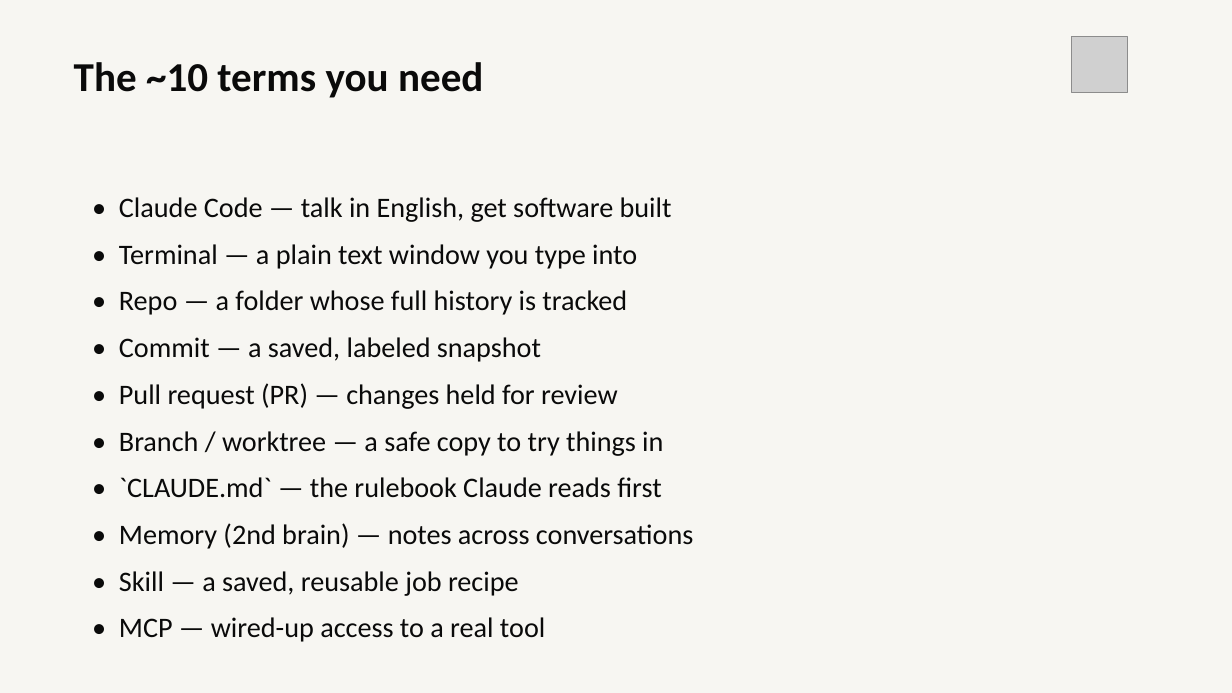
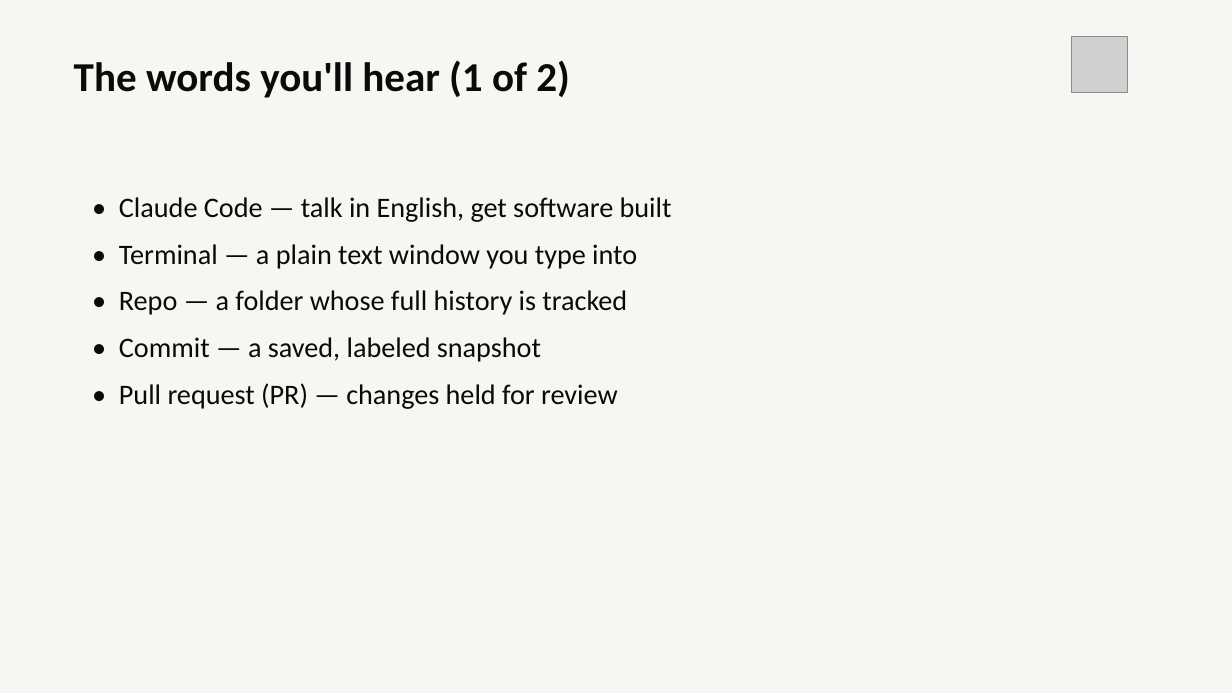
Before and after one commit to Pdiamondz1/harbormill-aios, a slide deck: slide 5 of docs/gtm/enablement/deck/Directing-Claude.pptx. Drawn at 1232x693 pixels with LibreOffice and Linux fonts; fonts in the diff are those of the drawing; grey boxes stand for pictures. Boxes give left, top, right and bottom in pixels: in the first picture for what was removed or moved away, otherwise in the second. Text is boxed around its words. In the diff, an @@ line names an element or a change of style, - is before the commit and + after.

```diff
--- a/docs/gtm/enablement/deck/Directing-Claude.pptx
+++ b/docs/gtm/enablement/deck/Directing-Claude.pptx
@@ text at [74,60,570,98]: text changed @@
-The ~10 terms you need
+The words you'll hear (1 of 2)
@@ text at [119,431,693,642]: paragraphs removed @@
-• Branch / worktree — a safe copy to try things in
-• `CLAUDE.md` — the rulebook Claude reads first
-• Memory (2nd brain) — notes across conversations
-• Skill — a saved, reusable job recipe
-• MCP — wired-up access to a real tool
```
Also in this commit, not shown: 1 other slide changed, 1 slide added, 1 other file.
